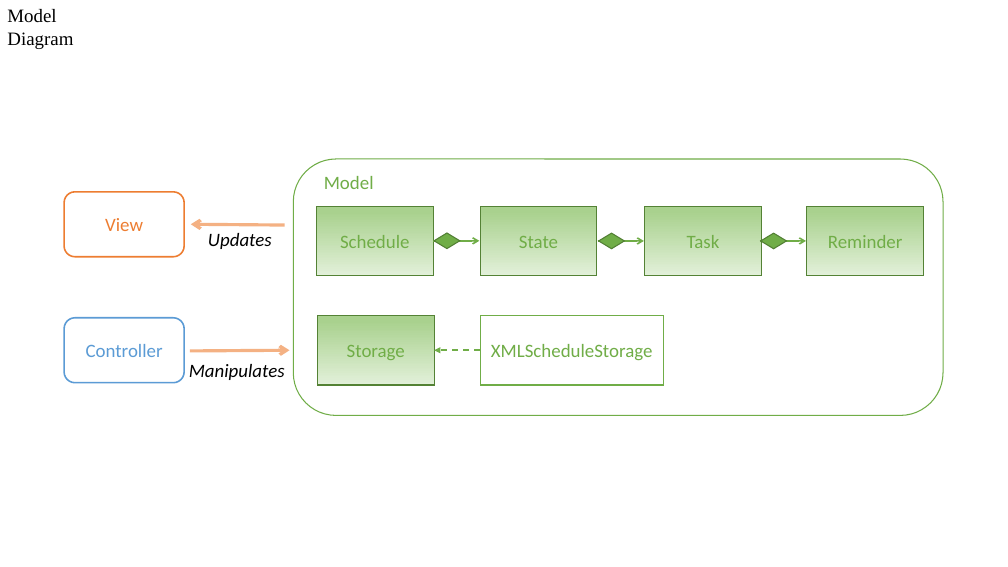
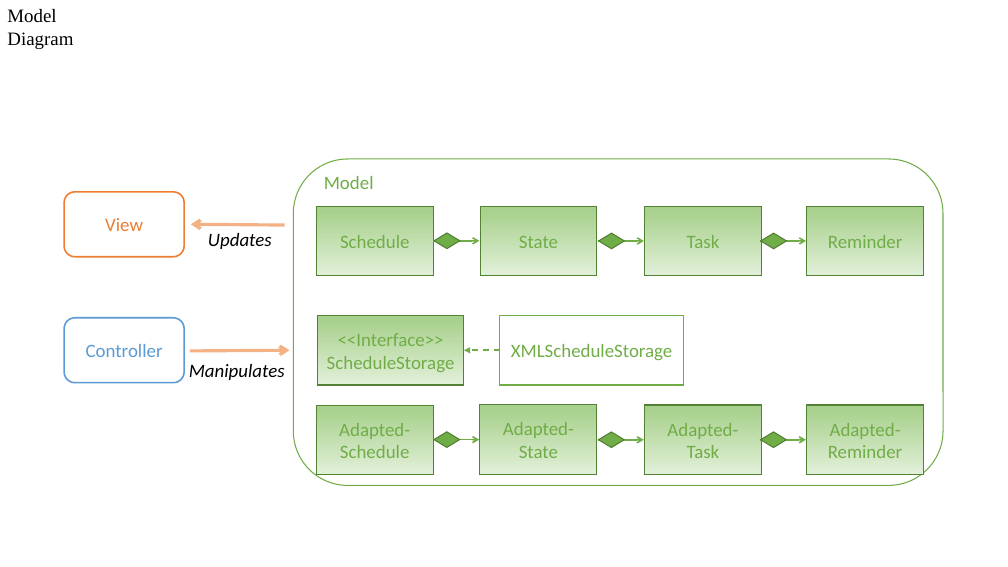
Before and after one commit to CS2103AUG2016-W11-C1/main, a slide deck: slide 2 of doc/DeveloperGuide.pptx. Drawn at 1008x567 pixels with LibreOffice and Linux fonts; fonts in the diff are those of the drawing. Boxes give left, top, right and bottom in pixels: in the first picture for what was removed or moved away, otherwise in the second. Text is boxed around its words. In the diff, an @@ line names an element or a change of style, - is before the commit and + after.

```diff
--- a/doc/DeveloperGuide.pptx
+++ b/doc/DeveloperGuide.pptx
@@ rounded rectangle: place and size @@
-rounded rectangle at (293,159,943,415)
+rounded rectangle at (293,159,943,485)
@@ rectangle "<<Interface>>": place and size @@
-rectangle "<<Interface>>" at (318,315,435,385)
+rectangle "<<Interface>>" at (318,315,464,385)
@@ rectangle "XMLScheduleStorage": place and size @@
-rectangle "XMLScheduleStorage" at (480,315,664,385)
+rectangle "XMLScheduleStorage" at (500,315,684,385)
@@ text in rectangle at (327,333,455,372): text changed @@
-Storage
+<<Interface>>
+ScheduleStorage
@@ arrow moved from (480, 350) - (434, 350) to (500, 350) - (464, 350) @@
@@ rectangle added at (316,405,433,475), fill gradient #A9D18E to #E2F0D9, outline #548235 1 pt, 18 pt, text #70AD47 @@
+Adapted-Schedule
@@ rectangle added at (480,405,597,475), fill gradient #A9D18E to #E2F0D9, outline #548235 1 pt, 18 pt, text #70AD47 @@
+Adapted-State
@@ rectangle added at (645,405,762,475), fill gradient #A9D18E to #E2F0D9, outline #548235 1 pt, 18 pt, text #70AD47 @@
+Adapted-Task
@@ rectangle added at (807,405,924,475), fill gradient #A9D18E to #E2F0D9, outline #548235 1 pt, 18 pt, text #70AD47 @@
+Adapted-Reminder
@@ arrow added from (433, 440) to (479, 440), #70AD47 1.5 pt @@
@@ diamond added at (434,432,460,448), fill #70AD47, outline #538035 1 pt @@
@@ arrow added from (598, 440) to (644, 440), #70AD47 1.5 pt @@
@@ diamond added at (599,432,625,448), fill #70AD47, outline #538035 1 pt @@
@@ arrow added from (760, 440) to (806, 440), #70AD47 1.5 pt @@
@@ diamond added at (761,432,786,448), fill #70AD47, outline #538035 1 pt @@
```
Also in this commit, not shown: 2 other files.
